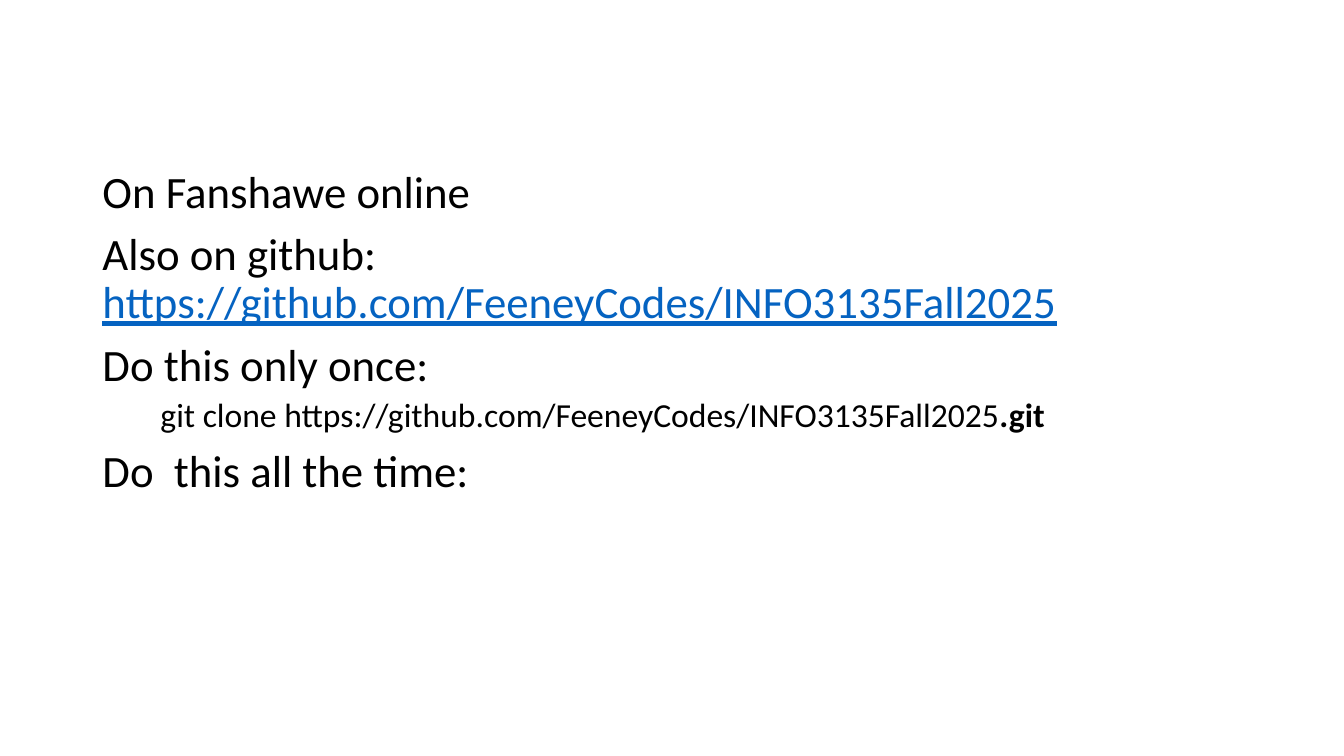
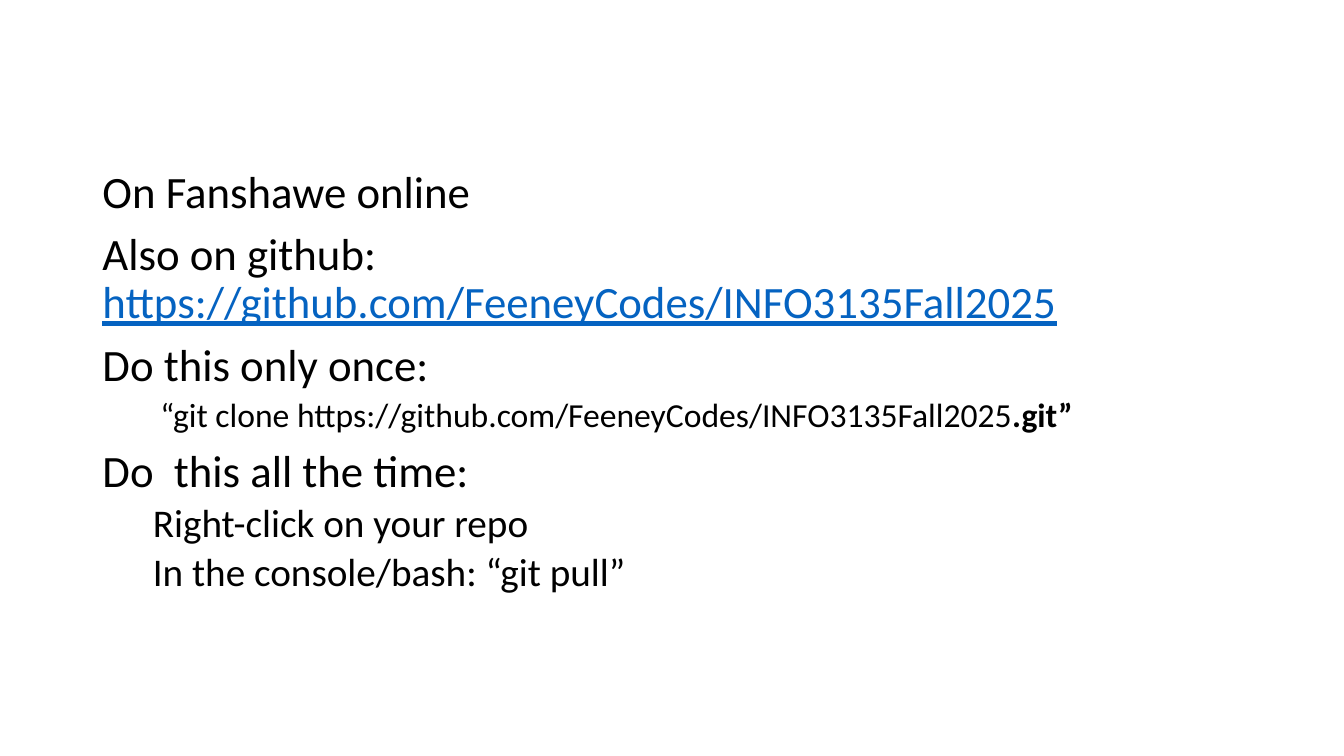
Before and after one commit to FeeneyCodes/INFO3135Fall2025, a slide deck: slide 5 of Week 1 (Sept. 8)/{1} INFO 3135 Week 1 Intro.pptx. Drawn at 1344x756 pixels with LibreOffice and Linux fonts; fonts in the diff are those of the drawing; background and template pictures are left out. Boxes give left, top, right and bottom in pixels: in the first picture for what was removed or moved away, otherwise in the second. Text is boxed around its words. In the diff, an @@ line names an element or a change of style, - is before the commit and + after.

```diff
--- a/Week 1 (Sept. 8)/{1} INFO 3135 Week 1 Intro.pptx
+++ b/Week 1 (Sept. 8)/{1} INFO 3135 Week 1 Intro.pptx
@@ text at [160,402,1073,433]: text changed @@
-  git clone https://github.com/FeeneyCodes/INFO3135Fall2025.git
+  “git clone https://github.com/FeeneyCodes/INFO3135Fall2025.git”
@@ text at [153,509,625,593]: paragraphs added @@
+  Right-click on your repo
+  In the console/bash: “git pull”
```
Also in this commit, not shown: 1 other slide changed, 2 slides added.
